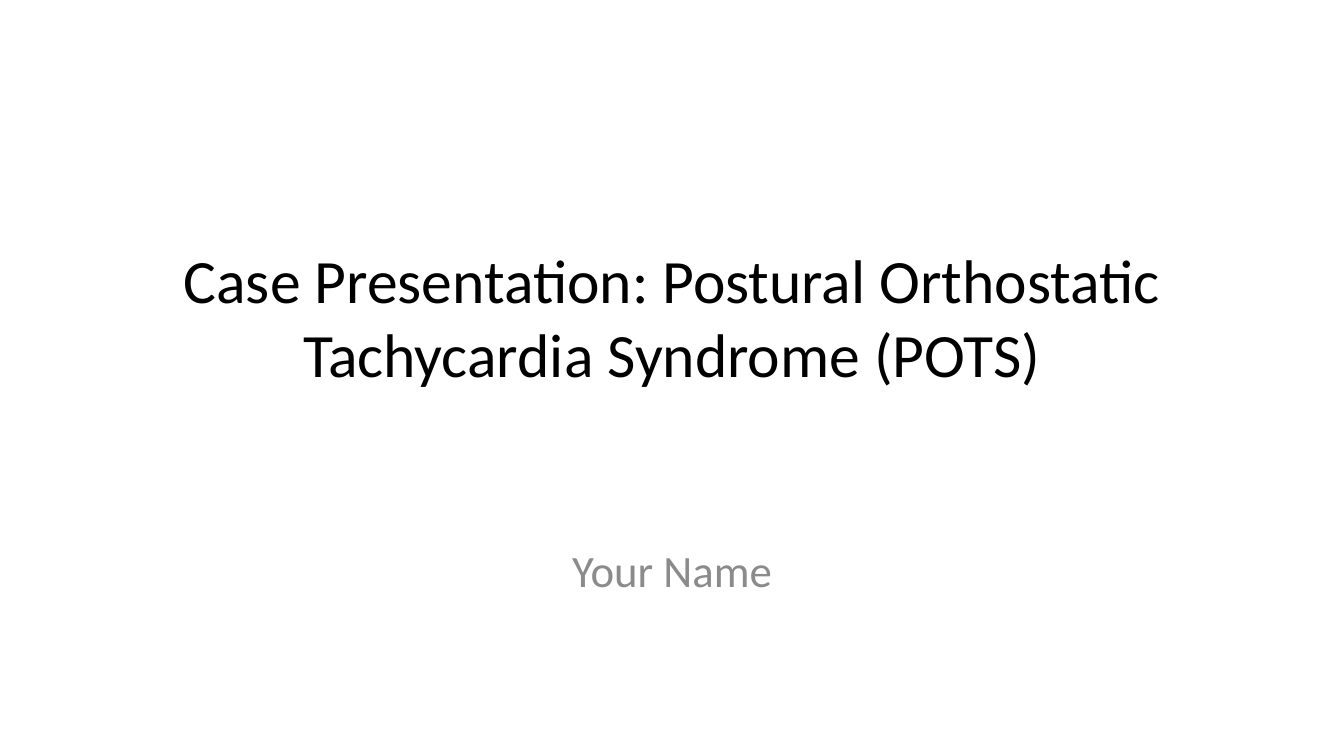
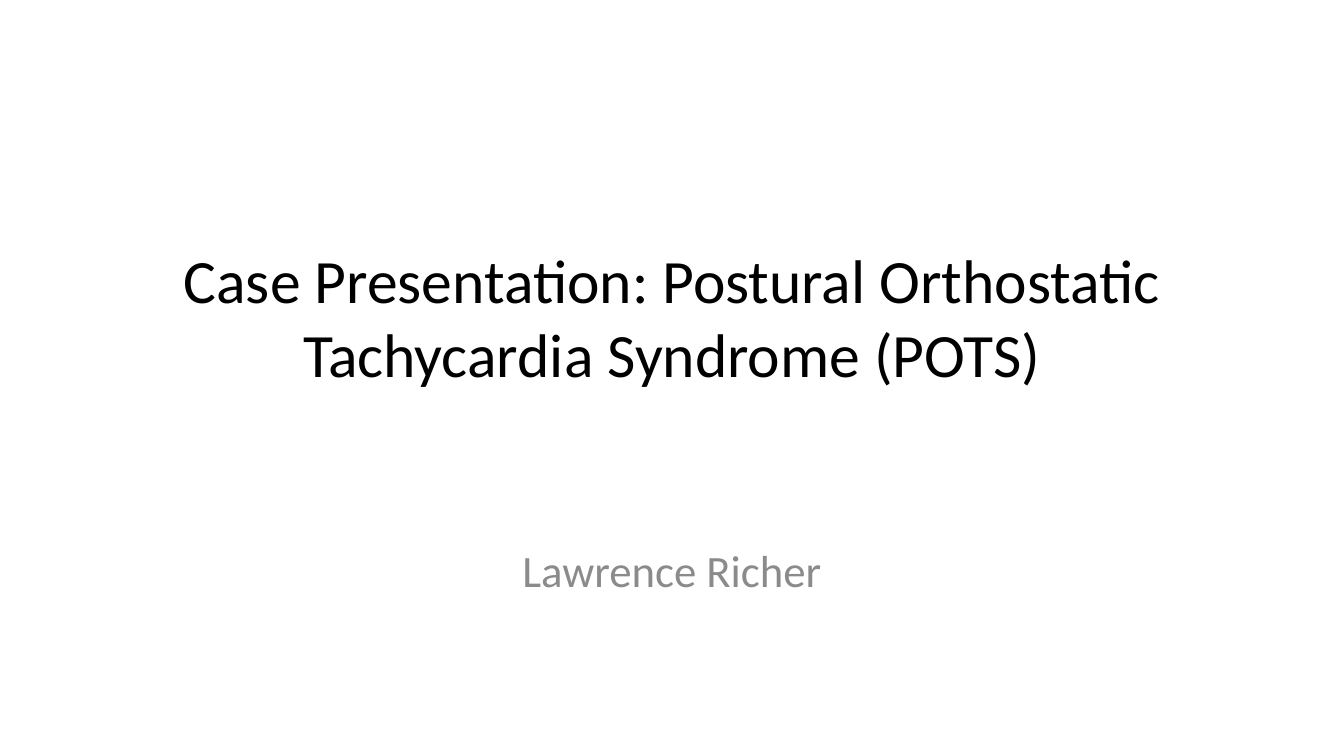
Before and after one commit to lricher7329/lricher7329.github.io, a slide deck: slide 1 of cases/pots.pptx. Drawn at 1344x756 pixels with LibreOffice and Linux fonts; fonts in the diff are those of the drawing. Boxes give left, top, right and bottom in pixels: in the first picture for what was removed or moved away, otherwise in the second. Text is boxed around its words. In the diff, an @@ line names an element or a change of style, - is before the commit and + after.

```diff
--- a/cases/pots.pptx
+++ b/cases/pots.pptx
@@ subtitle at (522, 556, 821, 587): text changed @@
-Your Name
+Lawrence Richer
```
Also in this commit, not shown: 4 other slides changed, 19 slides added, 7 other files.
